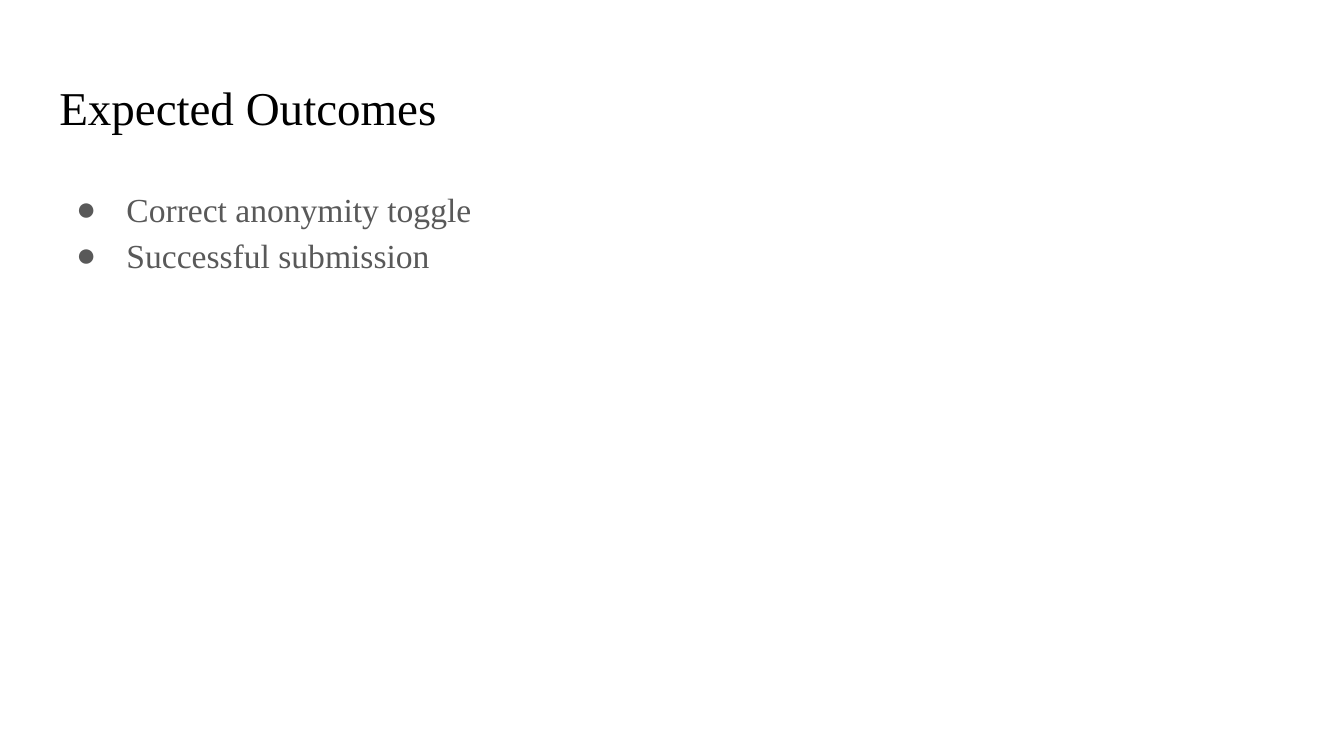
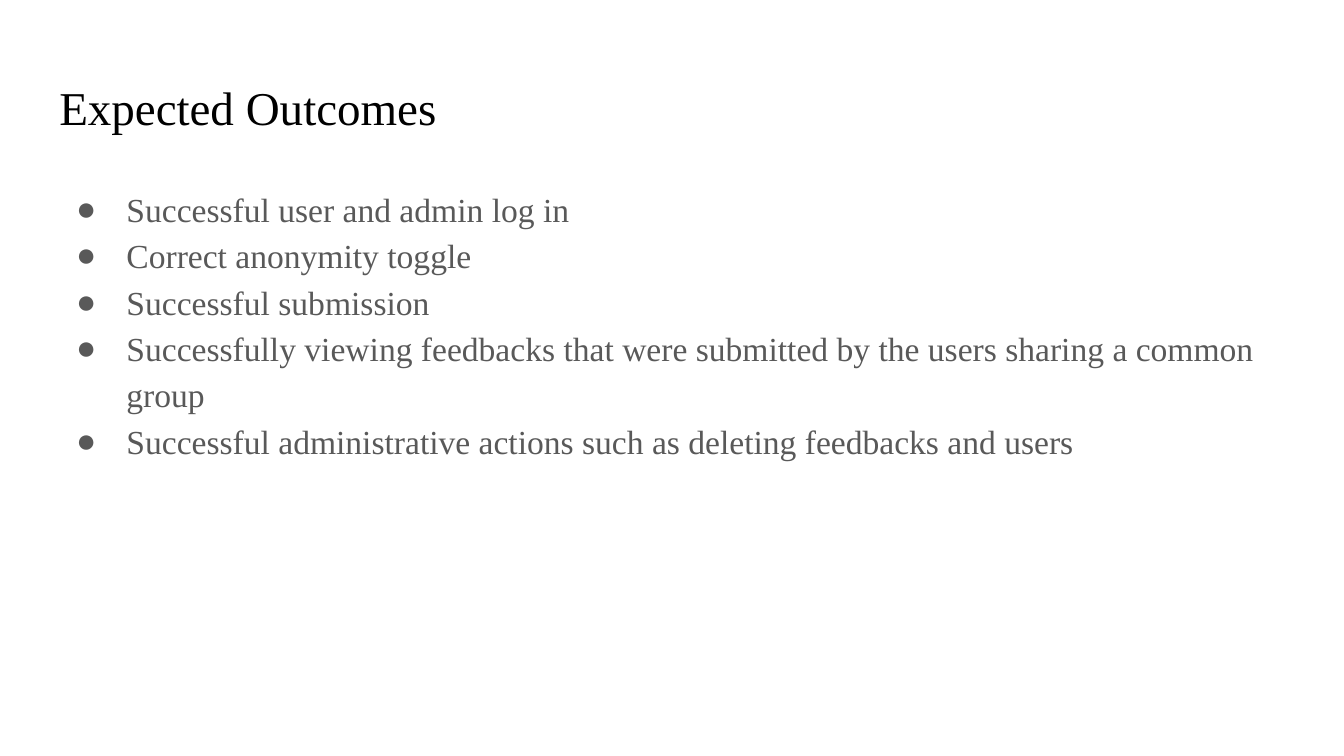
Before and after one commit to Lumineskz/AnonFeedbackWall, a slide deck: slide 13 of Presentations/Proposal Format.pptx. Drawn at 1344x756 pixels with LibreOffice and Linux fonts; fonts in the diff are those of the drawing. Boxes give left, top, right and bottom in pixels: in the first picture for what was removed or moved away, otherwise in the second. Text is boxed around its words. In the diff, an @@ line names an element or a change of style, - is before the commit and + after.

```diff
--- a/Presentations/Proposal Format.pptx
+++ b/Presentations/Proposal Format.pptx
@@ text at (126,198,569,229): paragraph added @@
+● Successful user and admin log in
@@ text at (126,337,1253,460): paragraphs added @@
+● Successfully viewing feedbacks that were submitted by the users sharing a common group
+● Successful administrative actions such as deleting feedbacks and users
```
Also in this commit, not shown: 1 other slide changed, 1 other file.
